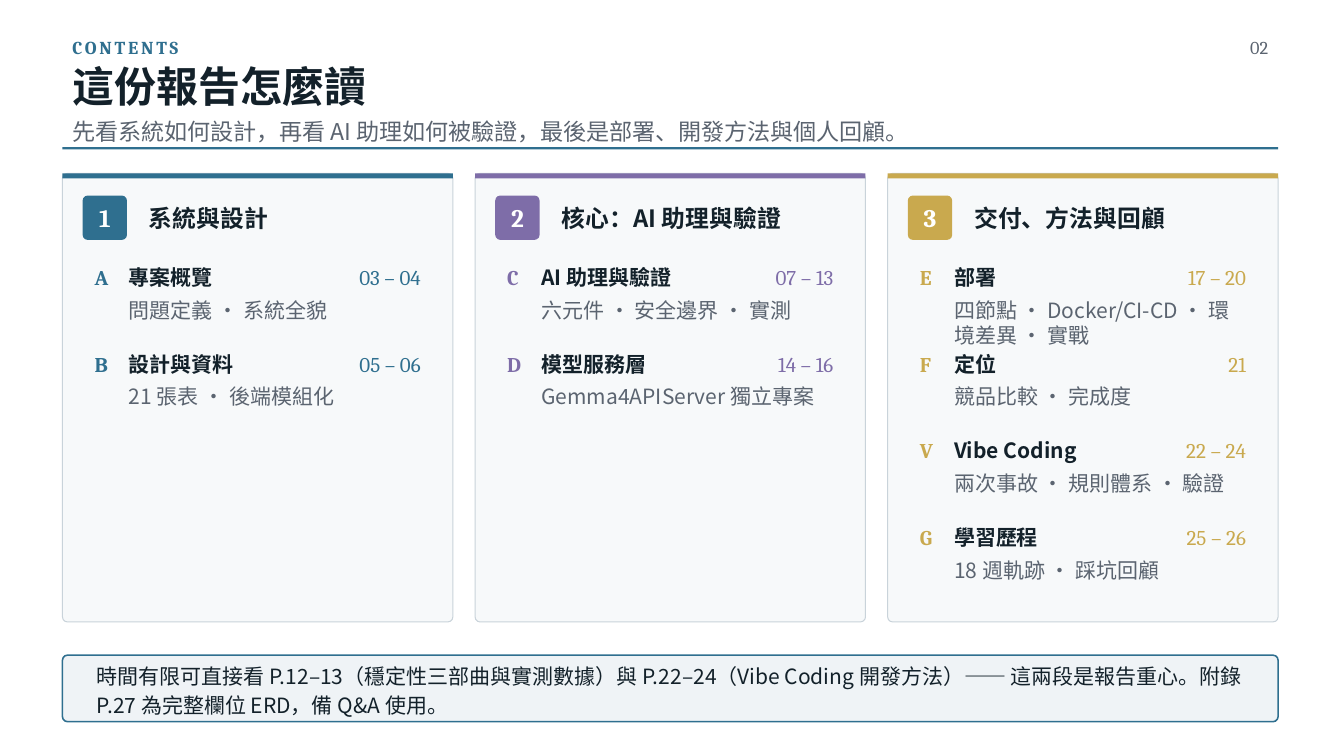
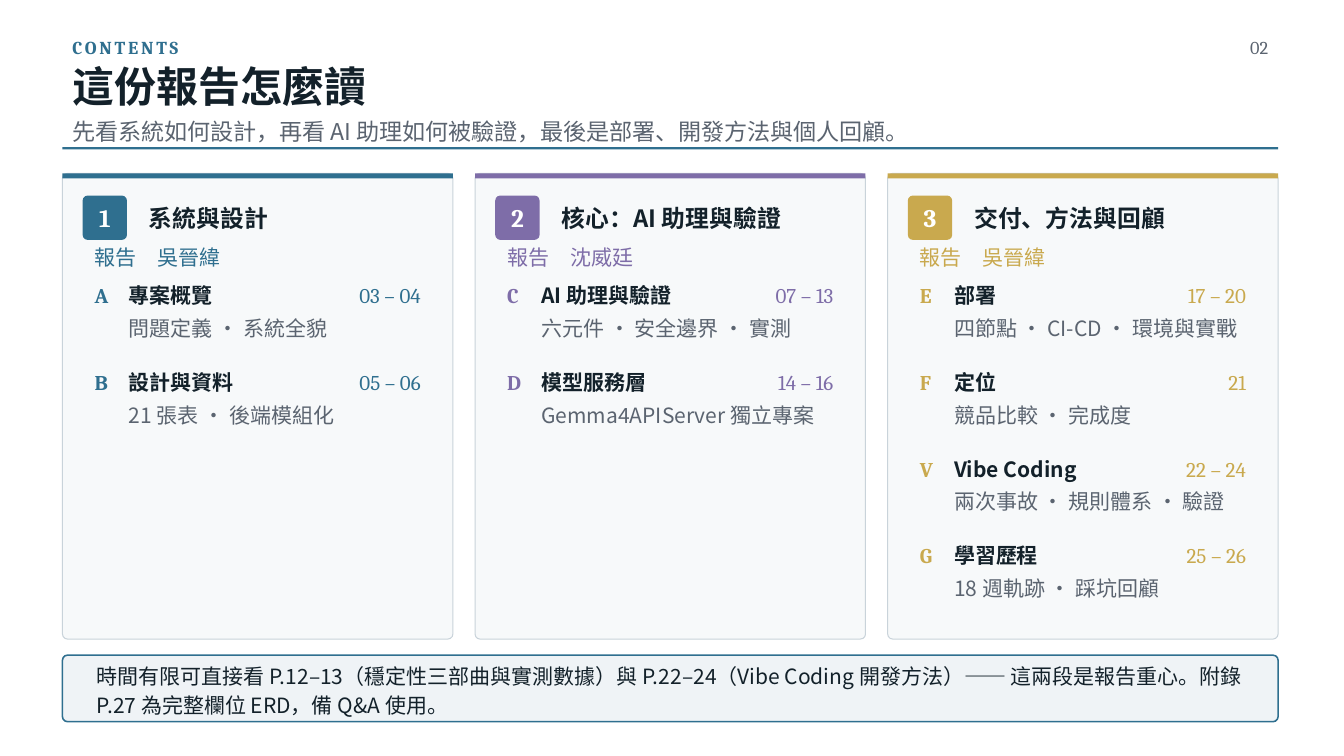
Before and after one commit to billwu101/CloudDrive, a slide deck: slide 2 of doc/ppt/CloudDrive_專題報告_v3.0.pptx. Drawn at 1344x756 pixels with LibreOffice and Linux fonts; fonts in the diff are those of the drawing. Boxes give left, top, right and bottom in pixels: in the first picture for what was removed or moved away, otherwise in the second. Text is boxed around its words. In the diff, an @@ line names an element or a change of style, - is before the commit and + after.

```diff
--- a/doc/ppt/CloudDrive_專題報告_v3.0.pptx
+++ b/doc/ppt/CloudDrive_專題報告_v3.0.pptx
@@ rounded rectangle: place and size @@
-rounded rectangle at bbox=[63, 173, 453, 622]
+rounded rectangle at bbox=[63, 173, 453, 639]
@@ rounded rectangle: place and size @@
-rounded rectangle at bbox=[475, 173, 865, 622]
+rounded rectangle at bbox=[475, 173, 865, 639]
@@ rounded rectangle: place and size @@
-rounded rectangle at bbox=[888, 173, 1278, 622]
+rounded rectangle at bbox=[888, 173, 1278, 639]
@@ text added at bbox=[95, 247, 221, 267], 15 pt, text #2F6F8F @@
+報告 吳晉緯
@@ text added at bbox=[507, 247, 633, 267], 15 pt, text #7E6DA8 @@
+報告 沈威廷
@@ text added at bbox=[920, 247, 1046, 267], 15 pt, text #C9A94E @@
+報告 吳晉緯
@@ text at bbox=[954, 318, 1238, 338]: text changed @@
-四節點 · Docker/CI-CD · 環境差異 · 實戰
+四節點 · CI-CD · 環境與實戰
@@ 31 texts: place and size @@
-31 texts at bbox=[95, 264, 1246, 580]
+31 texts at bbox=[95, 282, 1246, 598]
```
Also in this commit, not shown: 1 other file.
